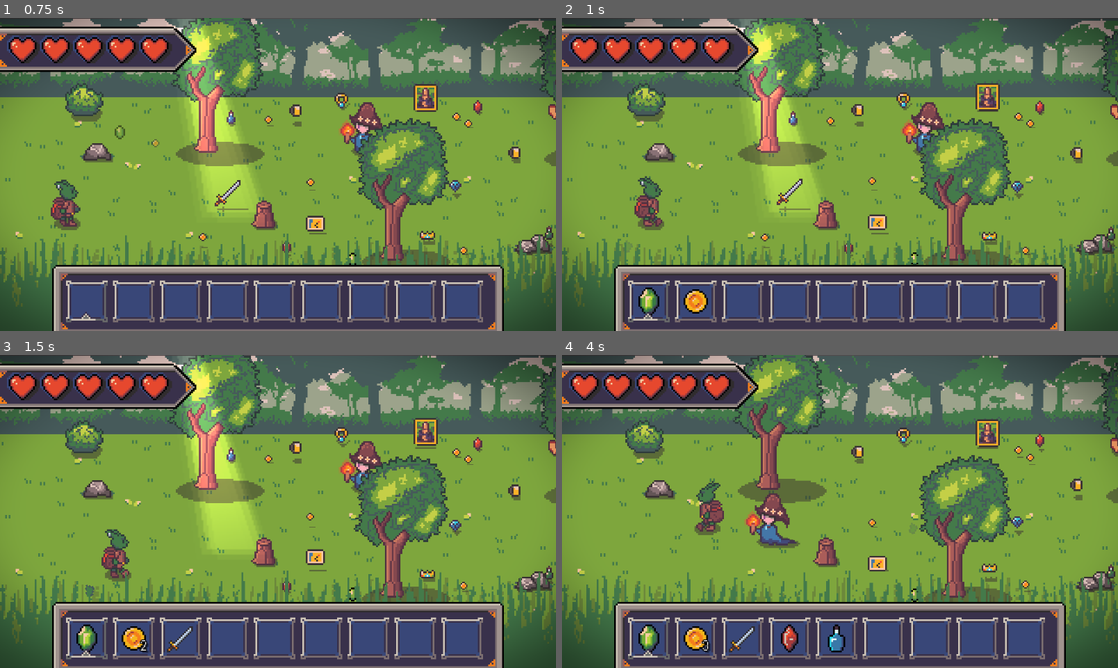
Above: before the commit, frames 1-4 (two rows, left to right).
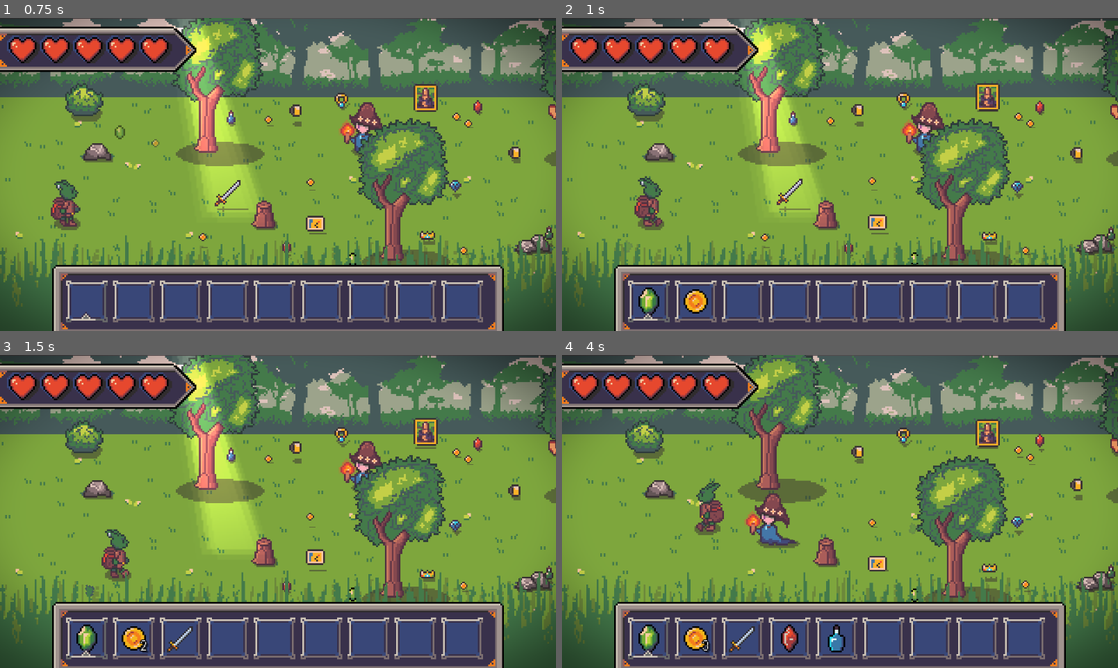
Above: after the commit, the same moments.

Repository: youkergav/Loot-Goblin
Game: Godot game, scene res://scenes/main.tscn
The game is run twice, just before and just after one commit, with the same random seed, the same clock (stepped at 60 frames per second) and the same inputs.
Inputs:
- Up to frame 1 (0.75 s): hold Right (ui_right) from 0.53 s (still down)
- Up to frame 2 (1 s): keep holding Right (ui_right)
- Up to frame 3 (1.5 s): release Right (ui_right) at 1.28 s; hold Down (ui_down) from 1.28 s (still down)
- Up to frame 4 (4 s): release Down (ui_down) at 2.03 s; hold Right (ui_right) 2.03-2.78 s; hold Up (ui_up) 2.78-3.53 s; hold Left (ui_left) from 3.53 s (still down)

Frame 1 is identical in both runs. In frame 2, 0.5% of the frame differs, in the area x 63-81%, y 51-62%; in frame 3, 1.7%; in frame 4, 3.2%, in the area x 30-100%, y 2-62%.

Commit message:
Added shader and cutout

Diff:
--- a/scenes/packed/props/prop_tree.tscn
+++ b/scenes/packed/props/prop_tree.tscn
@@ -1,50 +1,52 @@
-[gd_scene load_steps=13 format=3 uid="uid://dyc23nln5hmqk"]
+[gd_scene load_steps=17 format=3 uid="uid://dyc23nln5hmqk"]
 
-[ext_resource type="Texture2D" uid="uid://db3kuv4wlev3d" path="res://sprites/props/prop_tree.png" id="1_k61fv"]
 [ext_resource type="Script" uid="uid://dnpstnskbspcg" path="res://scripts/characters/randomize_idle.gd" id="1_o6iql"]
 [ext_resource type="Texture2D" uid="uid://gnyxmyj1bgbd" path="res://sprites/props/prop_tree_shadow.png" id="2_moydc"]
+[ext_resource type="Texture2D" uid="uid://cvm14b3p00o3w" path="res://sprites/props/prop_tree_trunk.png" id="2_x2uys"]
+[ext_resource type="Shader" uid="uid://fgn2oy0byndy" path="res://shaders/player_cutout.gdshader" id="3_bjoa3"]
+[ext_resource type="Script" uid="uid://bo7ecr4wdqjhi" path="res://scripts/props/player_cutout.gd" id="3_wsu4d"]
+[ext_resource type="Texture2D" uid="uid://dxyggec3d6wos" path="res://sprites/props/prop_tree_leaves.png" id="3_x2uys"]
 
-[sub_resource type="AtlasTexture" id="AtlasTexture_moydc"]
-atlas = ExtResource("1_k61fv")
+[sub_resource type="ShaderMaterial" id="ShaderMaterial_183qd"]
+shader = ExtResource("3_bjoa3")
+shader_parameter/player_screen_position = Vector2(0, 0)
+shader_parameter/player_offset = Vector2(0, -64)
+shader_parameter/cutout_radius = 110.0
+shader_parameter/cutout_softness = 15.0
+shader_parameter/cutout_opacity = 0.5
+
+[sub_resource type="AtlasTexture" id="AtlasTexture_wsu4d"]
+atlas = ExtResource("3_x2uys")
 region = Rect2(0, 0, 55, 87)
 
-[sub_resource type="AtlasTexture" id="AtlasTexture_o6iql"]
-atlas = ExtResource("1_k61fv")
+[sub_resource type="AtlasTexture" id="AtlasTexture_bjoa3"]
+atlas = ExtResource("3_x2uys")
 region = Rect2(55, 0, 55, 87)
 
-[sub_resource type="AtlasTexture" id="AtlasTexture_x2uys"]
-atlas = ExtResource("1_k61fv")
+[sub_resource type="AtlasTexture" id="AtlasTexture_183qd"]
+atlas = ExtResource("3_x2uys")
 region = Rect2(110, 0, 55, 87)
 
-[sub_resource type="AtlasTexture" id="AtlasTexture_wsu4d"]
-atlas = ExtResource("1_k61fv")
+[sub_resource type="AtlasTexture" id="AtlasTexture_fmblb"]
+atlas = ExtResource("3_x2uys")
 region = Rect2(165, 0, 55, 87)
 
-[sub_resource type="AtlasTexture" id="AtlasTexture_bjoa3"]
-atlas = ExtResource("1_k61fv")
+[sub_resource type="AtlasTexture" id="AtlasTexture_36al1"]
+atlas = ExtResource("3_x2uys")
 region = Rect2(220, 0, 55, 87)
 
-[sub_resource type="AtlasTexture" id="AtlasTexture_183qd"]
-atlas = ExtResource("1_k61fv")
+[sub_resource type="AtlasTexture" id="AtlasTexture_if5a5"]
+atlas = ExtResource("3_x2uys")
 region = Rect2(275, 0, 55, 87)
 
-[sub_resource type="AtlasTexture" id="AtlasTexture_fmblb"]
-atlas = ExtResource("1_k61fv")
+[sub_resource type="AtlasTexture" id="AtlasTexture_ov0gn"]
+atlas = ExtResource("3_x2uys")
 region = Rect2(330, 0, 55, 87)
 
 [sub_resource type="SpriteFrames" id="SpriteFrames_36al1"]
 animations = [{
 "frames": [{
-"duration": 2.0,
-"texture": SubResource("AtlasTexture_moydc")
-}, {
 "duration": 1.0,
-"texture": SubResource("AtlasTexture_o6iql")
-}, {
-"duration": 1.0,
-"texture": SubResource("AtlasTexture_x2uys")
-}, {
-"duration": 2.0,
 "texture": SubResource("AtlasTexture_wsu4d")
 }, {
 "duration": 1.0,
@@ -55,6 +57,15 @@
 }, {
 "duration": 1.0,
 "texture": SubResource("AtlasTexture_fmblb")
+}, {
+"duration": 1.0,
+"texture": SubResource("AtlasTexture_36al1")
+}, {
+"duration": 1.0,
+"texture": SubResource("AtlasTexture_if5a5")
+}, {
+"duration": 1.0,
+"texture": SubResource("AtlasTexture_ov0gn")
 }],
 "loop": true,
 "name": &"idle",
@@ -74,7 +85,11 @@
 texture = ExtResource("2_moydc")
 offset = Vector2(2.7, 3.15)
 
-[node name="AnimatedSprite2D" type="AnimatedSprite2D" parent="."]
+[node name="CanvasGroup" type="CanvasGroup" parent="."]
+material = SubResource("ShaderMaterial_183qd")
+script = ExtResource("3_wsu4d")
+
+[node name="AnimatedSprite2D" type="AnimatedSprite2D" parent="CanvasGroup"]
 sprite_frames = SubResource("SpriteFrames_36al1")
 animation = &"idle"
 autoplay = "idle"
@@ -82,6 +97,10 @@
 offset = Vector2(3, -37)
 script = ExtResource("1_o6iql")
 
+[node name="Trunk" type="Sprite2D" parent="."]
+texture = ExtResource("2_x2uys")
+offset = Vector2(3, -37)
+
 [node name="CollisionShape2D" type="CollisionShape2D" parent="."]
 position = Vector2(-1.5, 1.5)
 shape = SubResource("RectangleShape2D_uh3yy")
--- /dev/null
+++ b/scripts/props/player_cutout.gd
@@ -0,0 +1,7 @@
+extends CanvasGroup
+
+@onready var player = get_tree().get_first_node_in_group("player")
+
+func _process(_delta: float) -> void:
+    var player_screen_pos = get_viewport_transform() * player.global_position
+    material.set_shader_parameter("player_screen_position", player_screen_pos)
--- /dev/null
+++ b/shaders/player_cutout.gdshader
@@ -0,0 +1,30 @@
+shader_type canvas_item;
+render_mode unshaded;
+
+uniform sampler2D screen_texture : hint_screen_texture, repeat_disable, filter_nearest;
+uniform vec2 player_screen_position;
+uniform vec2 player_offset = vec2(0.0, 0.0);
+uniform float cutout_radius = 100;
+uniform float cutout_softness = 32.0;
+uniform float cutout_opacity = 0.5;
+
+void fragment() {
+    vec4 c = textureLod(screen_texture, SCREEN_UV, 0.0);
+    if (c.a > 0.0001) {
+        c.rgb /= c.a;
+    }
+
+    // Get the current screen position
+    vec2 pixel_pos = FRAGCOORD.xy;
+
+    // Calculate distance to player + offset
+    float dist = distance(pixel_pos, player_screen_position + player_offset);
+
+    // Create gradient cutout mask
+    float mask = smoothstep(cutout_radius - cutout_softness, cutout_radius + cutout_softness, dist);
+
+    // Apply alpha and lerp between cutout_opacity and 1.0
+    c.a *= mix(cutout_opacity, 1.0, mask);
+
+    COLOR = c;
+}
Not shown, added: scripts/props/player_cutout.gd.uid
Not shown, added: shaders/player_cutout.gdshader.uid
Binary file added: sprites/props/prop_tree_leaves.png
Not shown, added: sprites/props/prop_tree_leaves.png.import
Binary file added: sprites/props/prop_tree_trunk.png
Not shown, added: sprites/props/prop_tree_trunk.png.import
